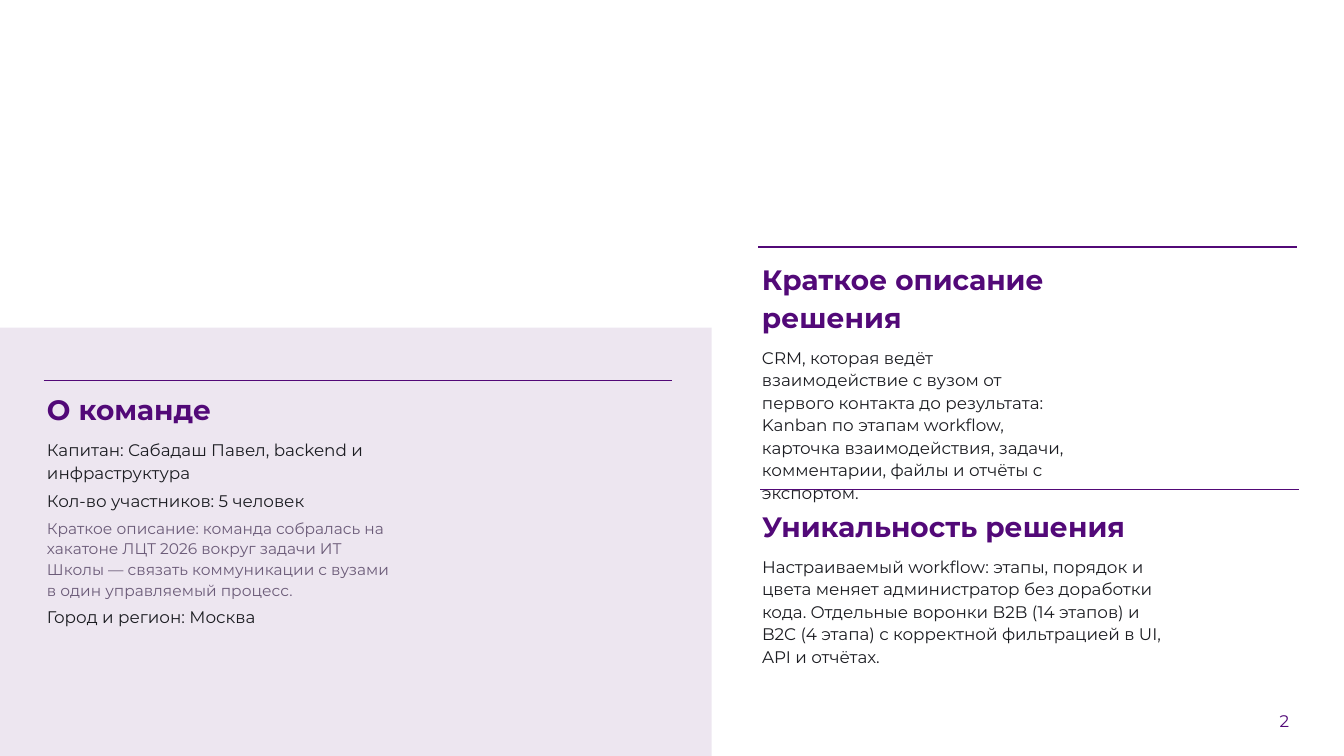
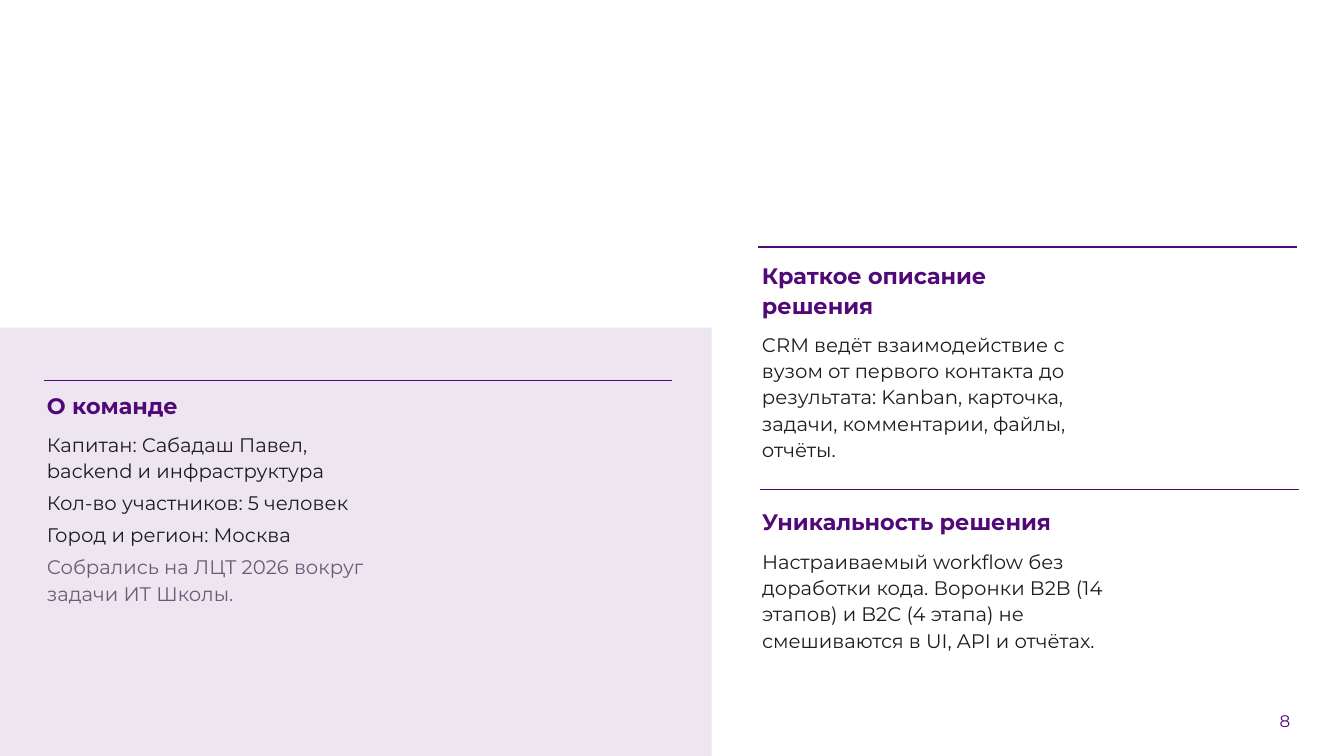
Before and after one commit to Pavel1778/rtk-crm, a slide deck: slide 8 of docs/presentation/RTK-CRM-LCT2026.pptx (slide 2 before the commit). Drawn at 1344x756 pixels with LibreOffice and Linux fonts; fonts in the diff are those of the drawing; background and template pictures are left out. Boxes give left, top, right and bottom in pixels: in the first picture for what was removed or moved away, otherwise in the second. Text is boxed around its words. In the diff, an @@ line names an element or a change of style, - is before the commit and + after.

```diff
--- a/docs/presentation/RTK-CRM-LCT2026.pptx
+++ b/docs/presentation/RTK-CRM-LCT2026.pptx
@@ text at box(762, 268, 986, 319): size 20 to 16 pt in "Краткое описание решения" @@
@@ text at box(762, 337, 1065, 457): text changed; size 12 to 14 pt @@
-CRM, которая ведёт взаимодействие с вузом от первого контакта до результата: Kanban по этапам workflow, карточка взаимодействия, задачи, комментарии, файлы и отчёты с экспортом.
+CRM ведёт взаимодействие с вузом от первого контакта до результата: Kanban, карточка, задачи, комментарии, файлы, отчёты.
@@ text at box(47, 398, 348, 546): size 20 to 16 pt in "О команде"; size 12 to 14 pt in "Капитан: Сабадаш Павел, backend и инфраструктура", "Кол-во участников: 5 человек", "Город и регион: Москва" @@
@@ text at box(47, 522, 389, 599): paragraph removed @@
-Краткое описание: команда собралась на хакатоне ЛЦТ 2026 вокруг задачи ИТ Школы — связать коммуникации с вузами в один управляемый процесс.
@@ text at box(762, 514, 1051, 535): size 20 to 16 pt in "Уникальность решения" @@
@@ text at box(47, 559, 363, 604): paragraph added @@
+Собрались на ЛЦТ 2026 вокруг задачи ИТ Школы.
@@ text at box(762, 554, 1103, 651): text changed; size 12 to 14 pt @@
-Настраиваемый workflow: этапы, порядок и цвета меняет администратор без доработки кода. Отдельные воронки B2B (14 этапов) и B2C (4 этапа) с корректной фильтрацией в UI, API и отчётах.
+Настраиваемый workflow без доработки кода. Воронки B2B (14 этапов) и B2C (4 этапа) не смешиваются в UI, API и отчётах.
@@ text at box(1280, 715, 1291, 727): text changed @@
-2
+8
```
Also in this commit, not shown: 10 other slides changed, 12 other files.
